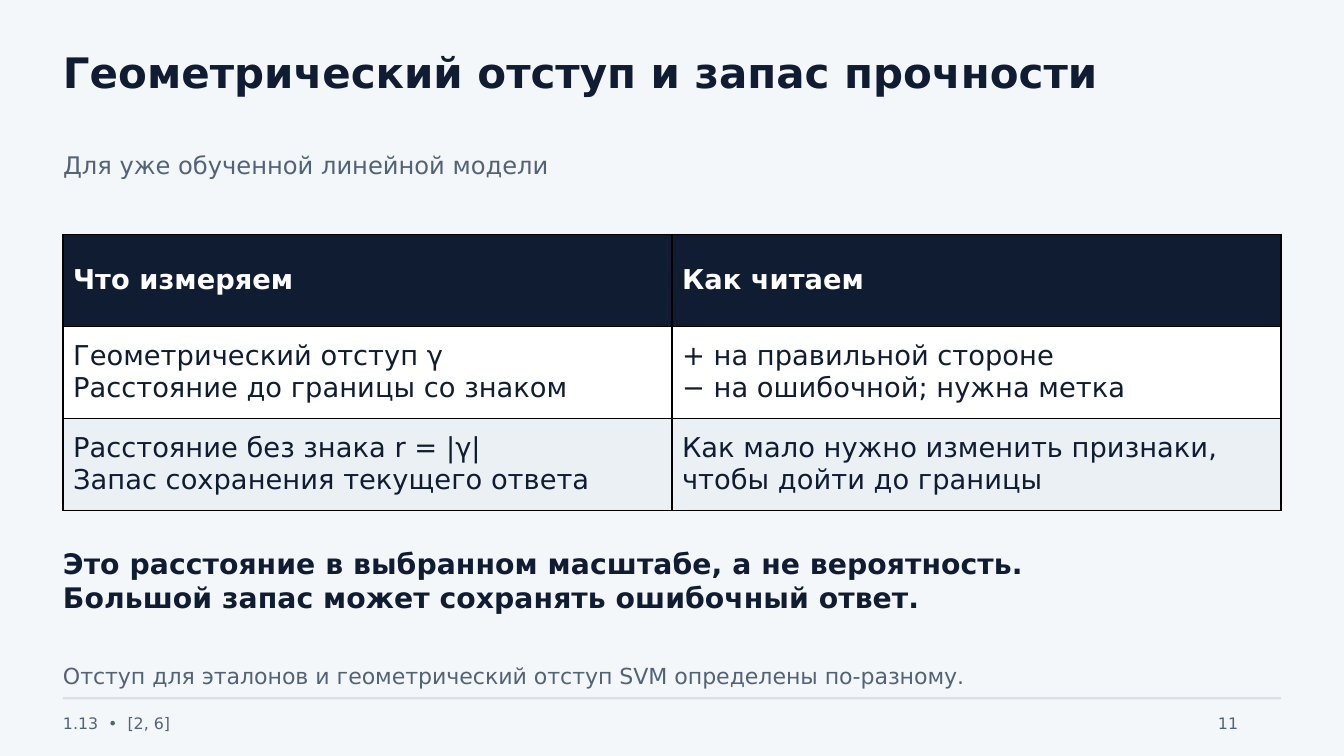
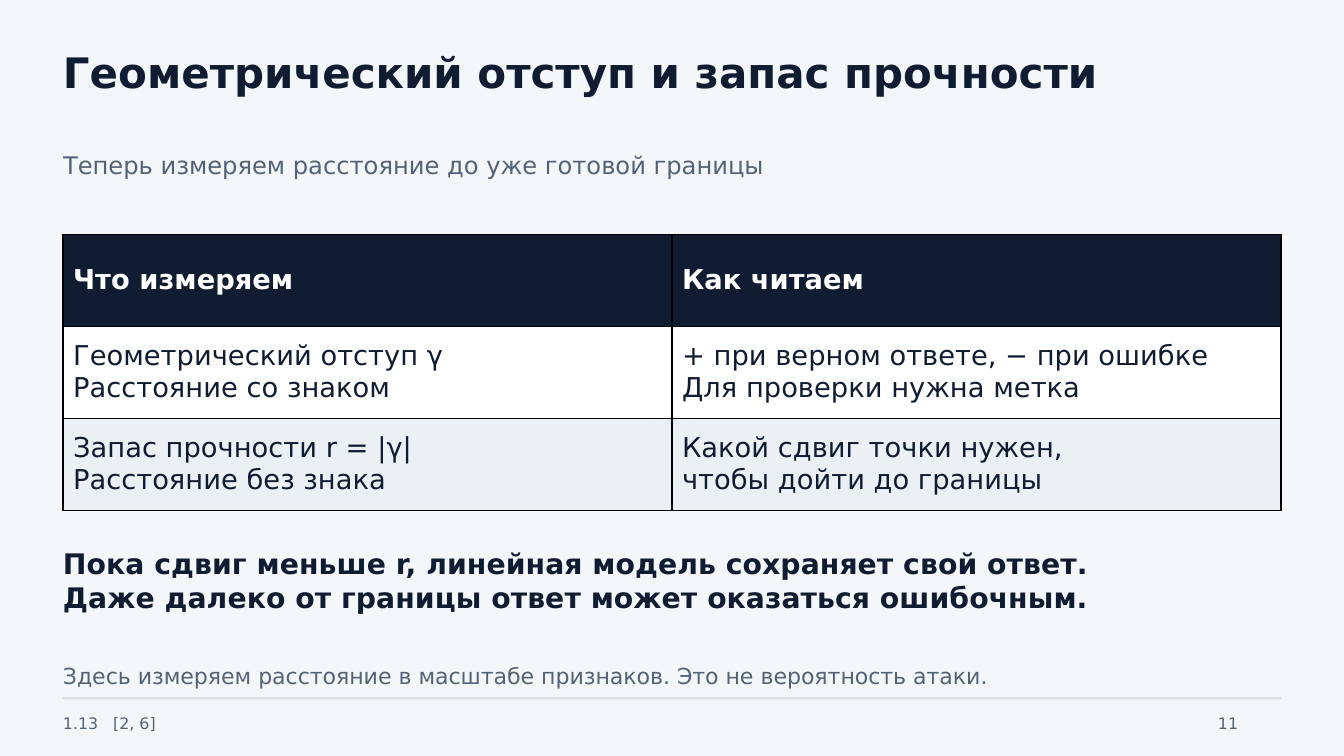
Before and after one commit to johnnilson664-sys/gis, a slide deck: slide 11 of presentations/1.13-etalony-otstupy/Etalony_otstupy_SYN_flood.pptx. Drawn at 1344x756 pixels with LibreOffice and Linux fonts; fonts in the diff are those of the drawing. Boxes give left, top, right and bottom in pixels: in the first picture for what was removed or moved away, otherwise in the second. Text is boxed around its words. In the diff, an @@ line names an element or a change of style, - is before the commit and + after.

Commit message:
Simplify presentation wording and add annotated notebook plot to the practical example

```diff
--- a/presentations/1.13-etalony-otstupy/Etalony_otstupy_SYN_flood.pptx
+++ b/presentations/1.13-etalony-otstupy/Etalony_otstupy_SYN_flood.pptx
@@ text at (63,155,764,179): text changed @@
-Для уже обученной линейной модели
+Теперь измеряем расстояние до уже готовой границы
@@ table at (63,234,1280,510) @@
-row 2, column 1: Геометрический отступ γ / Расстояние до границы со знаком
+row 2, column 1: Геометрический отступ γ / Расстояние со знаком
-row 2, column 2: + на правильной стороне / − на ошибочной; нужна метка
+row 2, column 2: + при верном ответе, − при ошибке / Для проверки нужна метка
-row 3, column 1: Расстояние без знака r = |γ| / Запас сохранения текущего ответа
+row 3, column 1: Запас прочности r = |γ| / Расстояние без знака
-row 3, column 2: Как мало нужно изменить признаки, / чтобы дойти до границы
+row 3, column 2: Какой сдвиг точки нужен, / чтобы дойти до границы
@@ text at (63,552,1087,614): text changed @@
-Это расстояние в выбранном масштабе, а не вероятность.
-Большой запас может сохранять ошибочный ответ.
+Пока сдвиг меньше r, линейная модель сохраняет свой ответ.
+Даже далеко от границы ответ может оказаться ошибочным.
@@ text at (63,667,987,689): text changed @@
-Отступ для эталонов и геометрический отступ SVM определены по-разному.
+Здесь измеряем расстояние в масштабе признаков. Это не вероятность атаки.
@@ text at (63,717,155,731): text changed @@
-1.13 • [2, 6]
+1.13 [2, 6]
```
Also in this commit, not shown: 21 other slides changed, 1 slide added, 8 other files.
